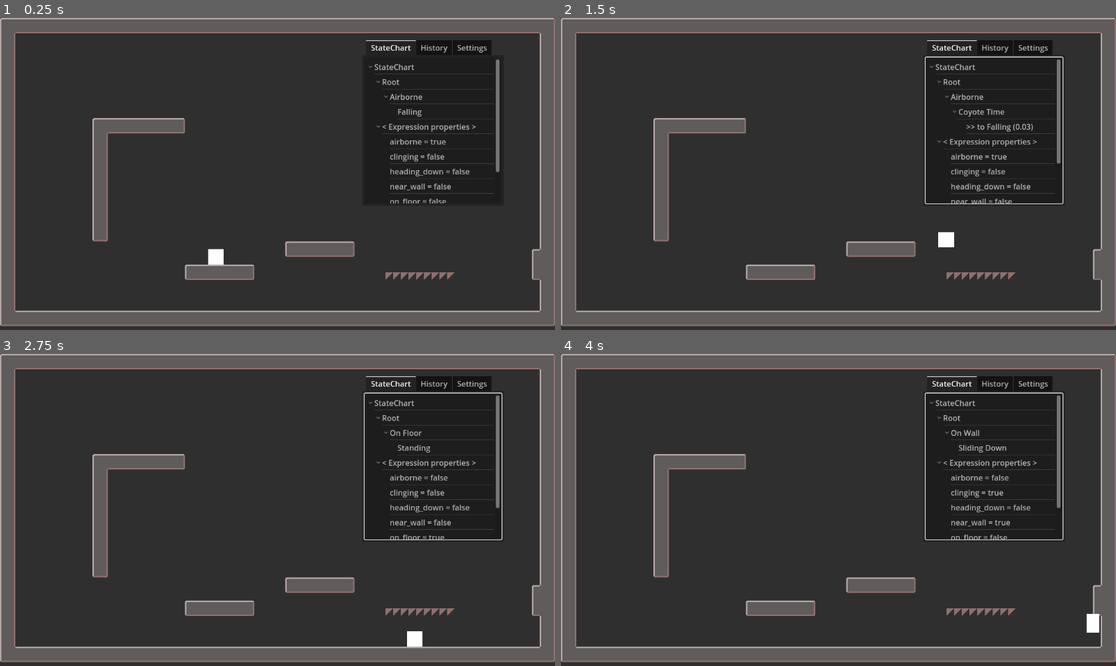
Above: before the commit, frames 1-4 (two rows, left to right).
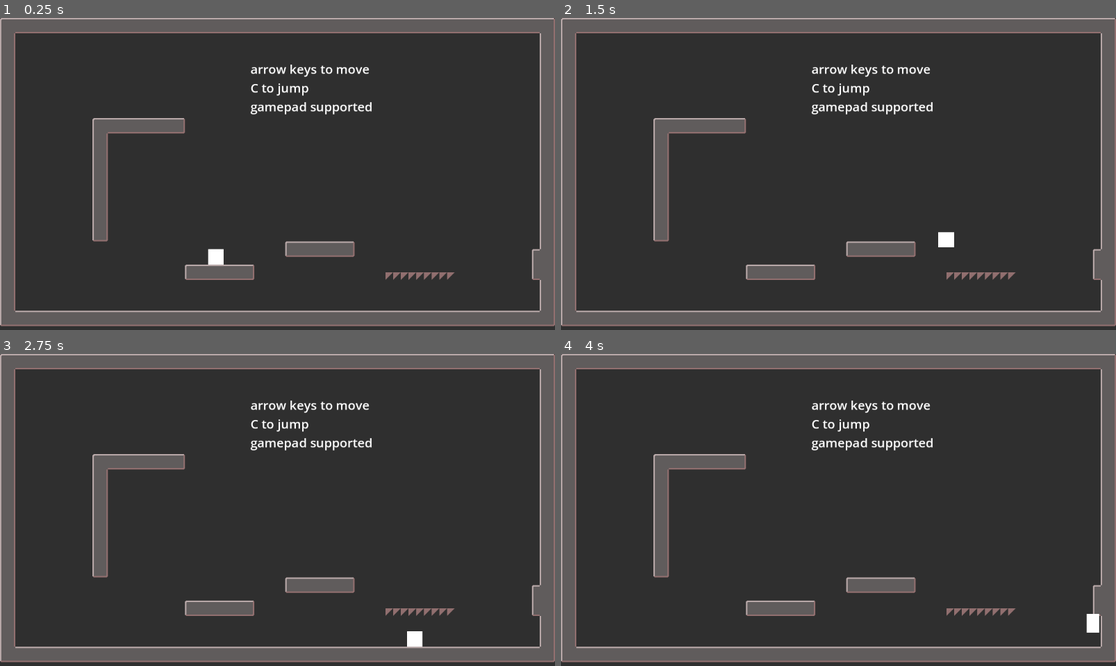
Above: after the commit, the same moments.

Repository: notapixelstudio/plattoformo_due
Game: Godot game, scene res://levels/Level.tscn
Same seed, same stepped clock (60 frames per second), same inputs: the game is played once before the commit and once after it.
Inputs (mouse positions are in pixels of both pictures, inside the frame that each line leads up to):
- Up to frame 1 (0.25 s): no input
- Up to frame 2 (1.5 s): tap Enter at 0.5 s; move the mouse to (960, 158) at 0.52 s; hold Shift 0.53-1.28 s; hold Right (p1_right) from 0.53 s (still down); click (960, 158) at 0.67 s; tap C (p1_jump) at 0.77 s; move the mouse to (727, 189) at 1.27 s; tap Space at 1.35 s
- Up to frame 3 (2.75 s): tap C (p1_jump) at 1.52 s; move the mouse to (333, 441) at 2.02 s; release Right (p1_right) at 2.03 s; hold Left (p1_left) from 2.03 s (still down); hold Shift from 2.03 s (still down)
- Up to frame 4 (4 s): move the mouse to (810, 572) at 2.77 s; release Left (p1_left) at 2.78 s; release Shift at 2.78 s; hold Right (p1_right) from 2.78 s (still down); tap Space at 2.85 s; click (810, 572) at 2.92 s; tap C (p1_jump) at 3.02, 3.77 s; move the mouse to (1005, 556) at 3.52 s; hold Shift from 3.53 s (still down)

The runs differ from the first frame. In frame 1, 2.4% of the frame differs, in the area x 45-90%, y 7-60%; in frame 2, 2.8%, in the area x 45-91%, y 7-60%; in frame 3, 2.8%; in frame 4, 2.8%.

Commit message:
export cleanup

Diff:
--- a/actors/Hero.tscn
+++ b/actors/Hero.tscn
@@ -378,6 +378,7 @@
 offset_top = 46.0
 offset_right = -106.0
 offset_bottom = -258.0
+enabled = false
 initial_node_to_watch = NodePath("../../StateChart")
 
 [node name="TileDebug" type="Sprite2D" parent="Node"]
--- a/levels/Level.tscn
+++ b/levels/Level.tscn
@@ -22,3 +22,13 @@
 [node name="Hero" parent="." node_paths=PackedStringArray("tilemap") instance=ExtResource("2_ttnc4")]
 position = Vector2(448, 432)
 tilemap = NodePath("../TileMap")
+
+[node name="Label" type="Label" parent="."]
+offset_left = 520.0
+offset_top = 88.0
+offset_right = 1030.0
+offset_bottom = 166.0
+theme_override_font_sizes/font_size = 26
+text = "arrow keys to move
+C to jump
+gamepad supported"
